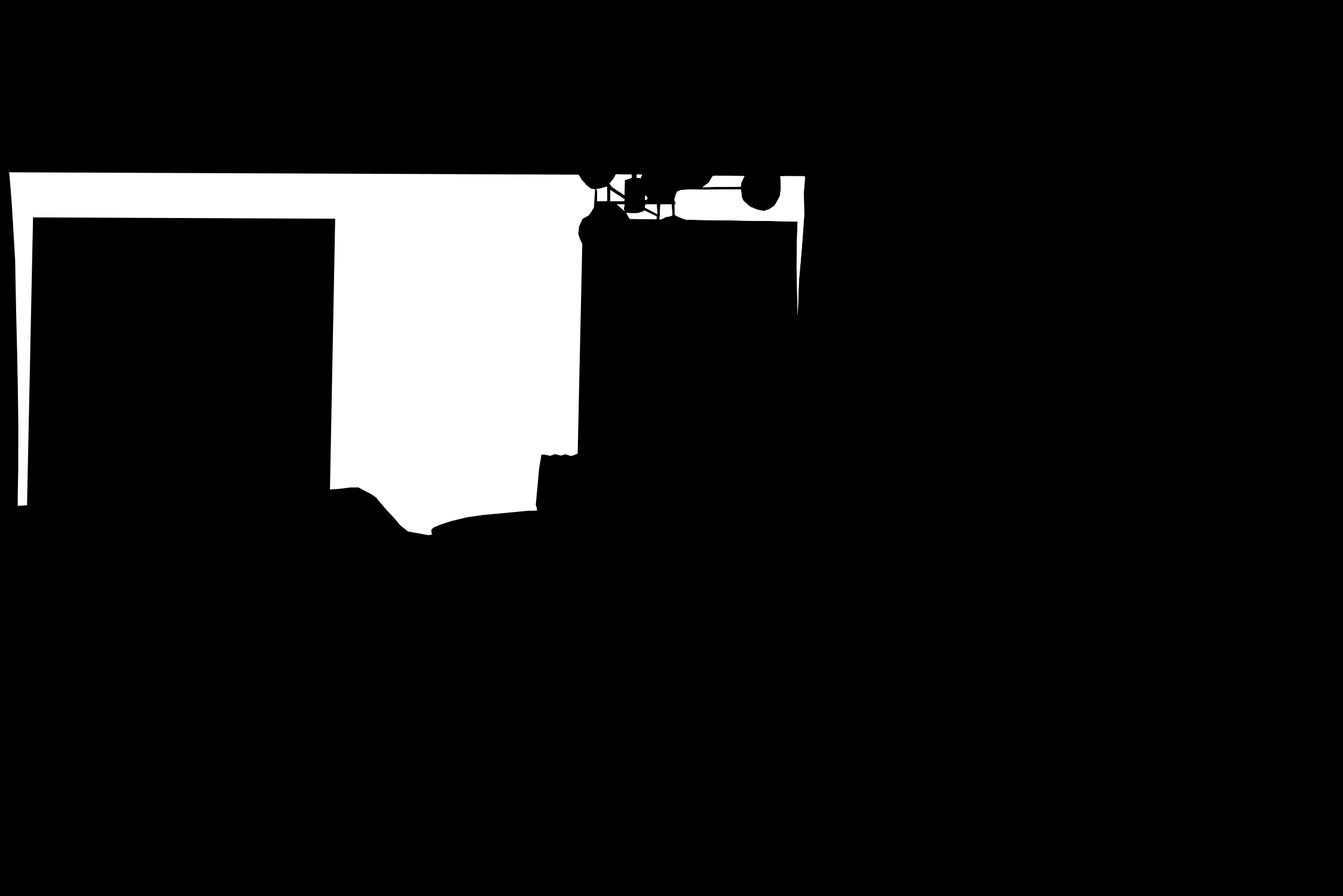
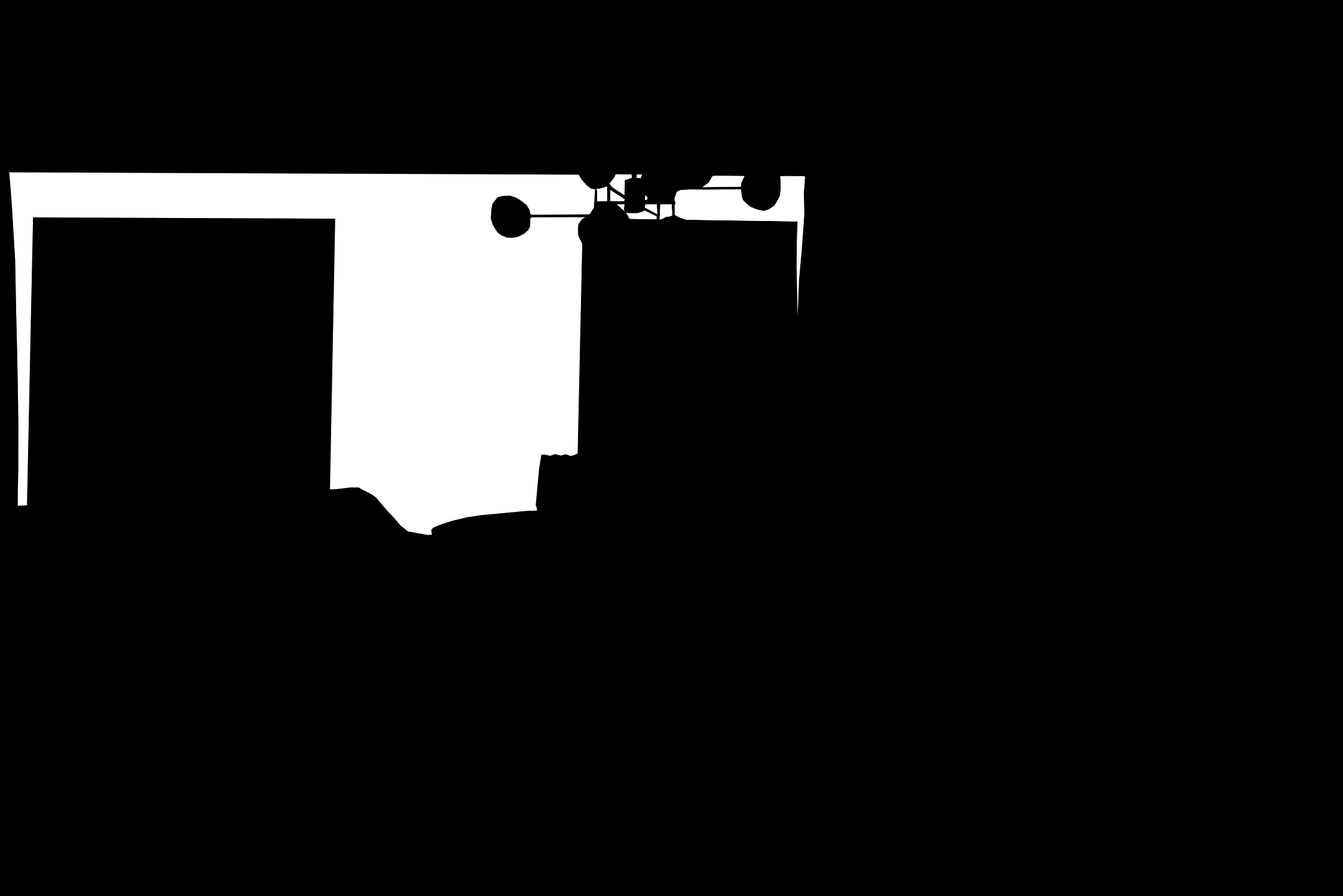
Layer changes from the first 1343 × 896 image to the second:
painted on "mask_o" over 490, 195, 590, 242
showed "Background" over 8, 172, 805, 536
